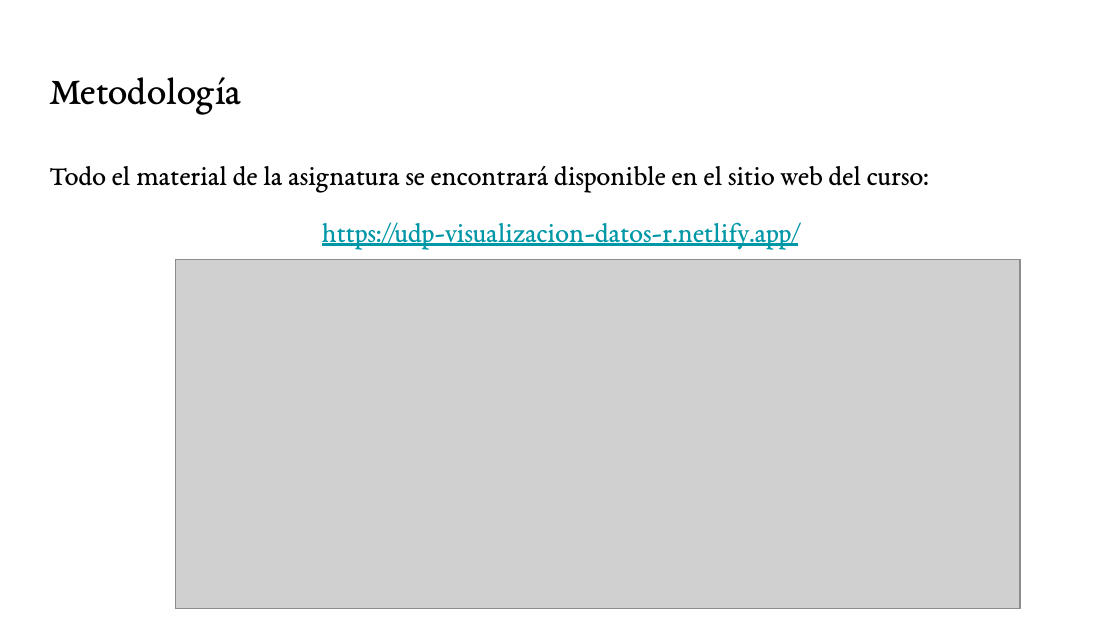
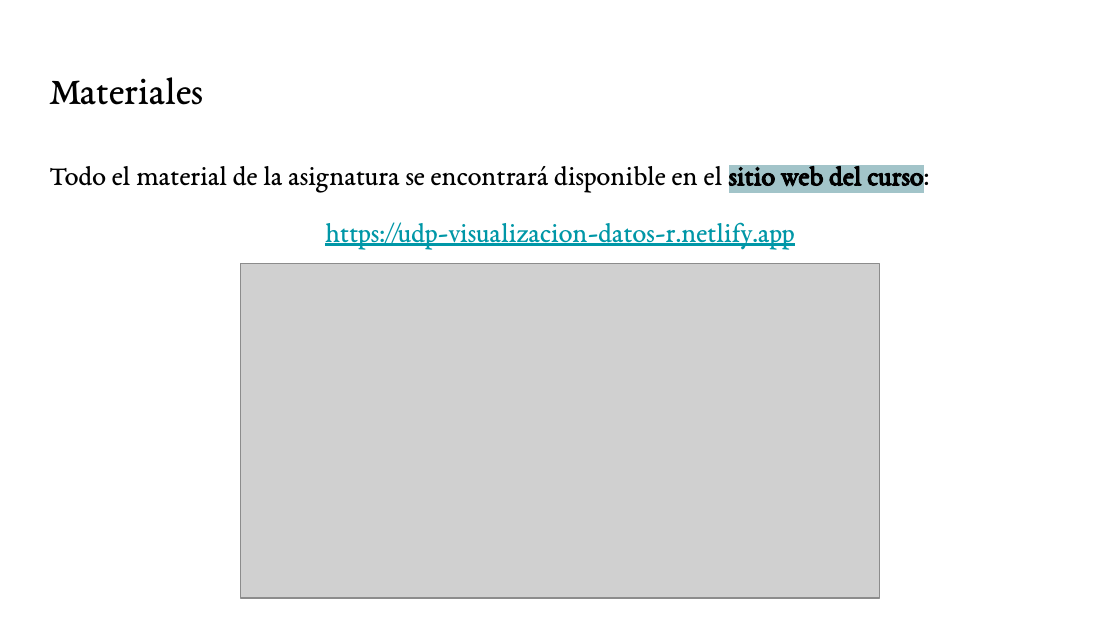
Before and after one commit to KAravena/udp-magister-visualizacion-datos-r, a slide deck: slide 8 of clases/clase_00/clase_00.pptx. Drawn at 1120x630 pixels with LibreOffice and Linux fonts; fonts in the diff are those of the drawing; grey boxes stand for pictures. Boxes give left, top, right and bottom in pixels: in the first picture for what was removed or moved away, otherwise in the second. Text is boxed around its words. In the diff, an @@ line names an element or a change of style, - is before the commit and + after.

```diff
--- a/clases/clase_00/clase_00.pptx
+++ b/clases/clase_00/clase_00.pptx
@@ title at (49,77,203,105): text changed @@
-Metodología
+Materiales
@@ text at (49,163,929,192): highlight none to #A2C4C9, bold on in "sitio web del curso:" @@
@@ text at (325,222,795,250): text changed @@
-https://udp-visualizacion-datos-r.netlify.app/
+https://udp-visualizacion-datos-r.netlify.app
@@ picture: place and size @@
-picture at (175,260,1019,609)
+picture at (240,264,879,598)
```
Also in this commit, not shown: 3 other slides changed, 2 slides added, 2 slides removed, 37 other files.
